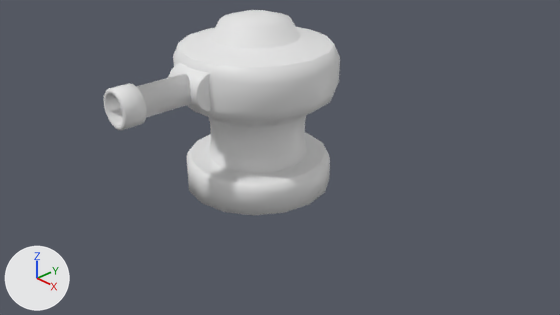
What one commit did to the Blender file Assets/Rocket Turret.blend.
The view is the same before and after, from the file's camera 'Camera'. Lighting does not change. The marker at lower left points along +X, +Y and +Z.

The first picture shows 'Barrel Wheel', 'Body', 'Right Barrel'.
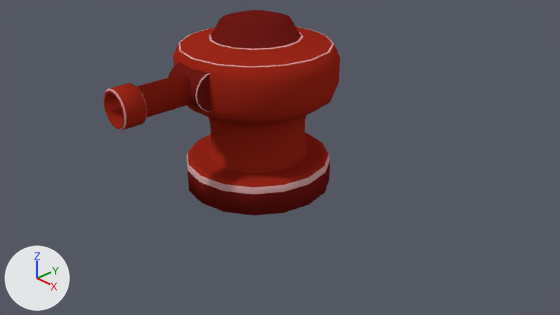
Commit message: Changed turret look.

Patch to the scene script:
```diff
--- a/Assets/Rocket Turret.blend.py
+++ b/Assets/Rocket Turret.blend.py
@@ mat_white @@
+mat_white = diffuse_material('White')
+mat_white.base_color = (0.598, 0.324, 0.329)  # pink #cb9a9b
@@ mat_base @@
+mat_base = diffuse_material('Base')
+mat_base.base_color = (0.33, 0.0206, 0.0102)  # red #9b271a
@@ me_cube_010 @@
 me_cube_010.from_pydata(...)  # 288 vertices, 274 faces; spans x -0.075..0.075, y -0.162..0.0, z -0.072..0.075
 # used by ob_body; location = (0.0, 0.0, 0.0); rotation_euler = (1.571, 0.0, 0.0), in degrees (90, 0, 0); scale = (-18.5, -18.5, -18.5)
+# me_cube_010 part 1: 128 of the faces centred in x -0.073..0.073, y -0.14..-0.053, z -0.07..0.073 switch from no material to mat_base (red #9b271a)
+# me_cube_010 part 2: 48 of the faces centred in x -0.064..0.064, y -0.038..-0.029, z -0.064..0.064 switch from no material to mat_base (red #9b271a)
+# me_cube_010 part 3: all 33 faces centred in x -0.034..0.034, y -0.162..-0.151, z -0.034..0.034 switch from no material to mat_dark (dark red #6d1a16)
+# me_cube_010 part 4: all 16 faces centred in x -0.068..0.068, y -0.011, z -0.068..0.068 switch from no material to mat_dark (dark red #6d1a16)
+# me_cube_010 part 5: 32 of the faces centred in x -0.066..0.066, y -0.143..-0.137, z -0.066..0.066 switch from no material to mat_white (pink #cb9a9b)
+# me_cube_010 part 6: 16 of the faces centred in x -0.067..0.067, y -0.024, z -0.067..0.067 switch from no material to mat_white (pink #cb9a9b)
@@ me_cube_012 @@
 me_cube_012.from_pydata(...)  # 64 vertices, 50 faces; spans x -0.0657..0.0657, y -0.0539..0.0539, z -0.0539..0.0539
 # used by ob_barrel_wheel; parent = ob_body; location = (-0.0000378, -1.219, 2.084); rotation_euler = (1.571, 0.0, 3.142), in degrees (90, 0, 180); scale = (5.86, 5.86, 5.86)
+# me_cube_012 part 7: all 16 faces centred in x 0.0, y -0.0518..0.0518, z -0.0518..0.0518 switch from no material to mat_dark (dark red #6d1a16)
+# me_cube_012 part 8: the 1 face centred in x -0.0657, y 0.0, z 0.0 switches from no material to mat_dark (dark red #6d1a16)
+# me_cube_012 part 9: all 16 faces centred in x -0.0643, y -0.0507..0.0507, z -0.0507..0.0507 switch from no material to mat_white (pink #cb9a9b)
@@ me_cube_009 @@
 me_cube_009.from_pydata(...)  # 128 vertices, 114 faces; spans x -0.063..0.063, y -0.063..0.063, z 0.0..0.349
 # used by ob_right_barrel; parent = ob_barrel_wheel; location = (0.0, -1.368, 2.084); rotation_euler = (-1.571, 0.0, 0.0), in degrees (-90, 0, 0); scale = (-4.92, -4.92, -3.78)
+# me_cube_009 part 10: 48 of the faces centred in x -0.06..0.06, y -0.06..0.06, z 0.252..0.303 switch from no material to mat_base (red #9b271a)
+# me_cube_009 part 11: 16 of the faces centred in x -0.051..0.051, y -0.051..0.051, z 0.349 switch from no material to mat_base (red #9b271a)
+# me_cube_009 part 12: 16 of the faces centred in x -0.046..0.046, y -0.046..0.046, z 0.126 switch from no material to mat_base (red #9b271a)
+# me_cube_009 part 13: all 16 faces centred in x -0.058..0.058, y -0.058..0.058, z 0.347 switch from no material to mat_white (pink #cb9a9b)
+me_cube_009.materials.append(mat_dark)  # dark red #6d1a16
```

Boxes (x1, y1, x2, y2) around the edits, measured in the pictures (560 x 315 px):
part 1 of me_cube_010, recoloured (white to red): (173, 27, 340, 157) in both
part 2 of me_cube_010, recoloured (grey to red): (188, 132, 328, 187) in both
part 3 of me_cube_010, recoloured (white to red): (211, 10, 301, 49) in both
part 4 of me_cube_010, recoloured (grey to red): (187, 161, 330, 216) in both
part 5 of me_cube_010, recoloured (white to pink): (179, 27, 334, 68) in both
part 6 of me_cube_010, recoloured: (187, 153, 330, 194) in both
part 7 of me_cube_012, recoloured (white to red): (168, 63, 208, 109) in both
part 8 of me_cube_012, recoloured (grey to red): (197, 74, 211, 111) in both
part 9 of me_cube_012, recoloured: (196, 73, 210, 112) in both
part 10 of me_cube_009, recoloured (grey to red): (105, 83, 147, 130) in both
part 11 of me_cube_009, recoloured (grey to red): (104, 91, 124, 129) in both
part 12 of me_cube_009, recoloured (grey to red): (136, 74, 191, 118) in both
part 13 of me_cube_009, recoloured: (105, 89, 126, 131) in both
